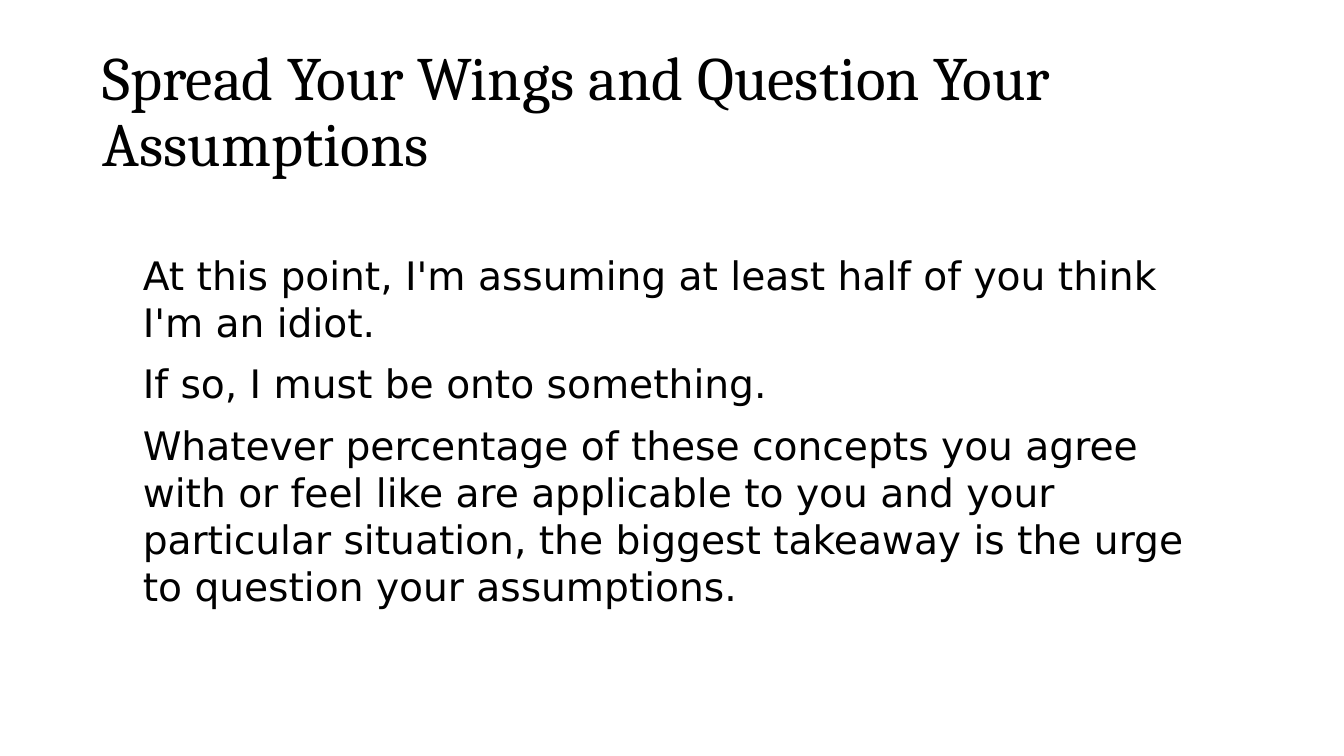
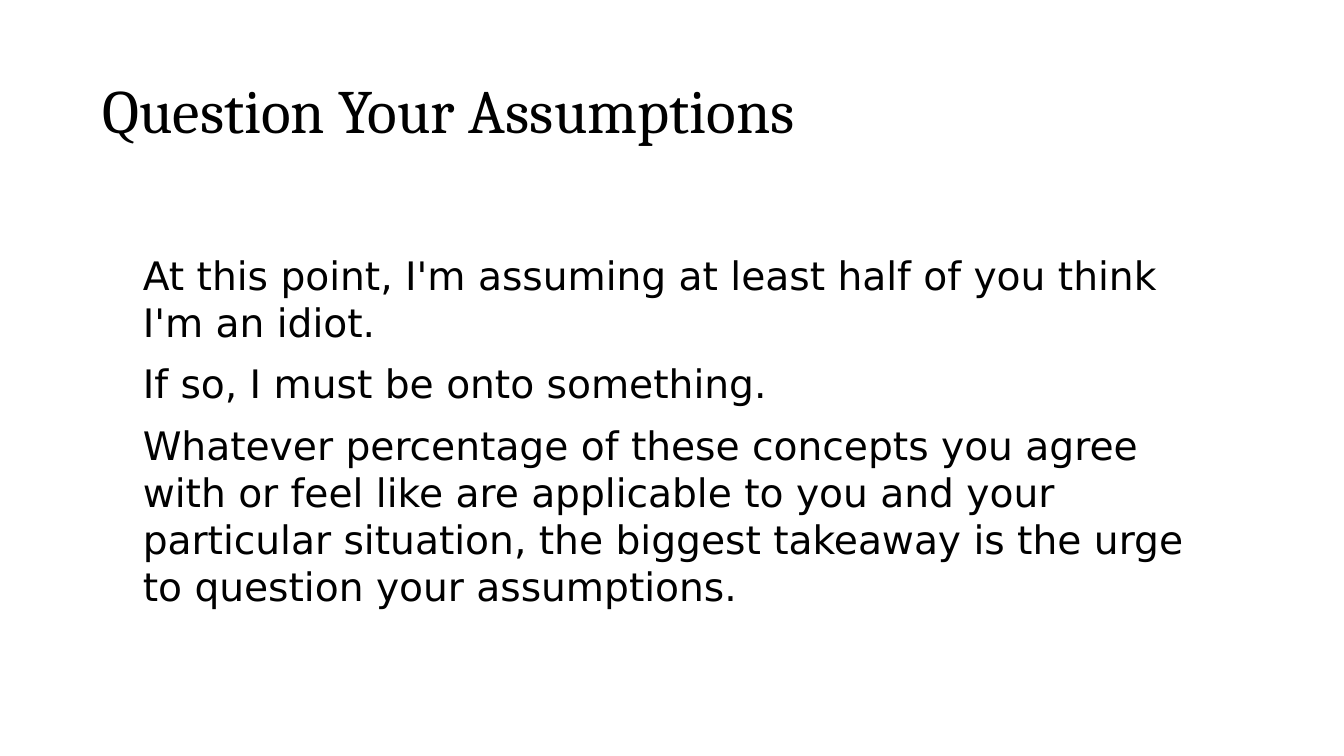
Before and after one commit to roblarsen/rob-larsen-presentations, a slide deck: slide 47 of wild-world-web.pptx. Drawn at 1344x756 pixels with LibreOffice and Linux fonts; fonts in the diff are those of the drawing; background and template pictures are left out. Boxes give left, top, right and bottom in pixels: in the first picture for what was removed or moved away, otherwise in the second. Text is boxed around its words. In the diff, an @@ line names an element or a change of style, - is before the commit and + after.

```diff
--- a/wild-world-web.pptx
+++ b/wild-world-web.pptx
@@ title at box(102, 91, 795, 146): text changed @@
-Spread Your Wings and Question Your Assumptions
+Question Your Assumptions
```
Also in this commit, not shown: 7 other slides changed, 6 slides added, 2 slides removed.
